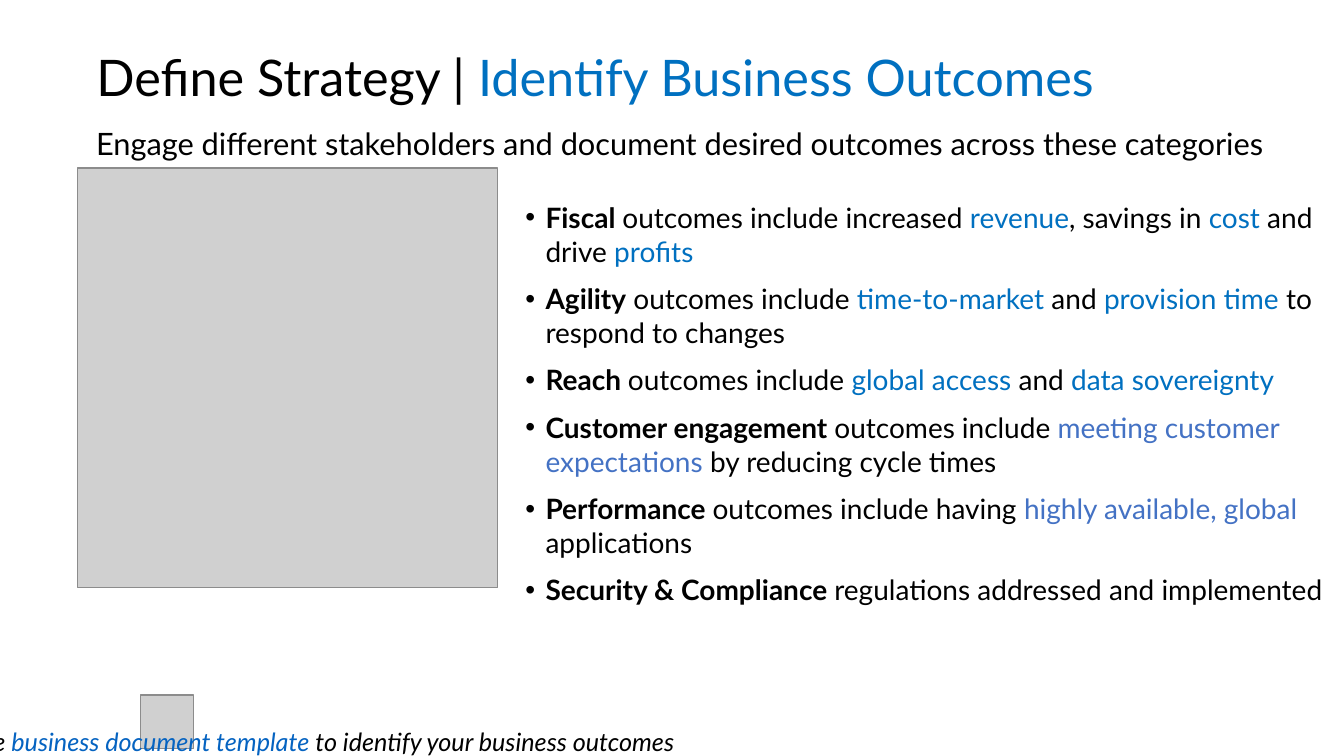
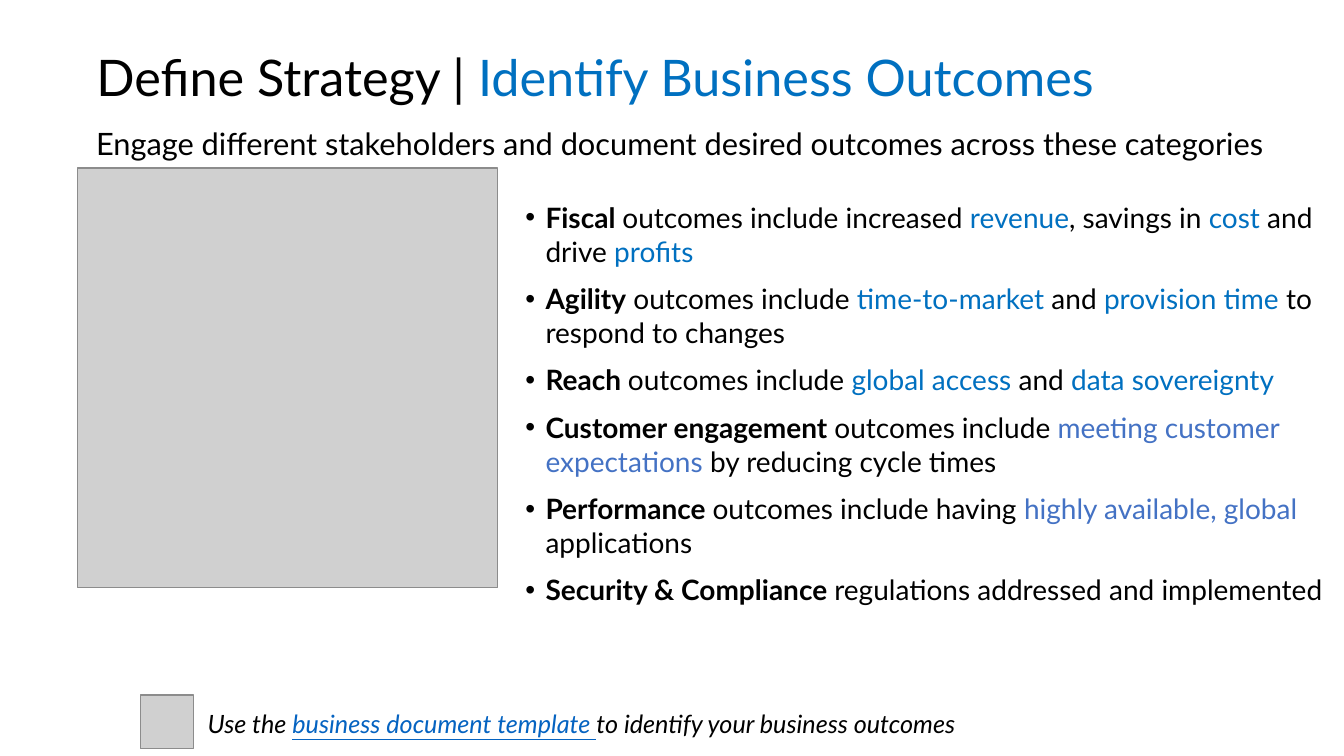
Before and after one commit to CSA-OCP-GER/azure-caf-in-practice, a slide deck: slide 11 of 2_strategy/Cloud Adoption Framework - Strategy-Plan-Ready (L200).pptx. Drawn at 1344x756 pixels with LibreOffice and Linux fonts; fonts in the diff are those of the drawing; grey boxes stand for pictures. Boxes give left, top, right and bottom in pixels: in the first picture for what was removed or moved away, otherwise in the second. Text is boxed around its words. In the diff, an @@ line names an element or a change of style, - is before the commit and + after.

```diff
--- a/2_strategy/Cloud Adoption Framework - Strategy-Plan-Ready (L200).pptx
+++ b/2_strategy/Cloud Adoption Framework - Strategy-Plan-Ready (L200).pptx
@@ text "Use the business document template ..." rewrapped from [11,730,674,756] to [208,714,955,737] @@
```
Also in this commit, not shown: 1 other slide changed, 1 other file.
